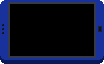
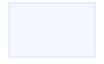
Two versions of the same layered image (104 x 64). Layer-by-layer changes:
painted on "glass" over [10, 4, 94, 56]
hid "black" over [8, 2, 96, 58]
hid "Background" over [0, 0, 104, 64]
